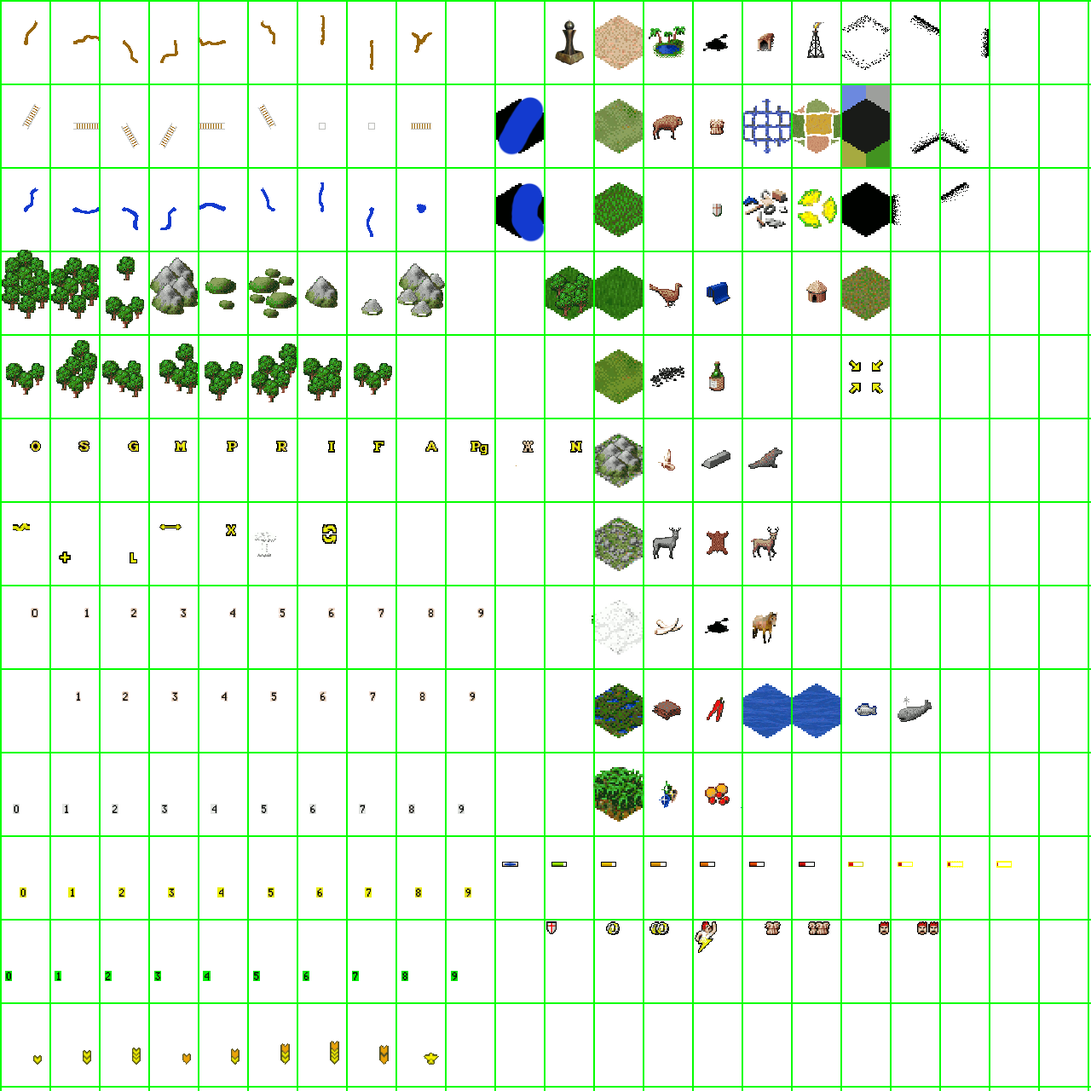
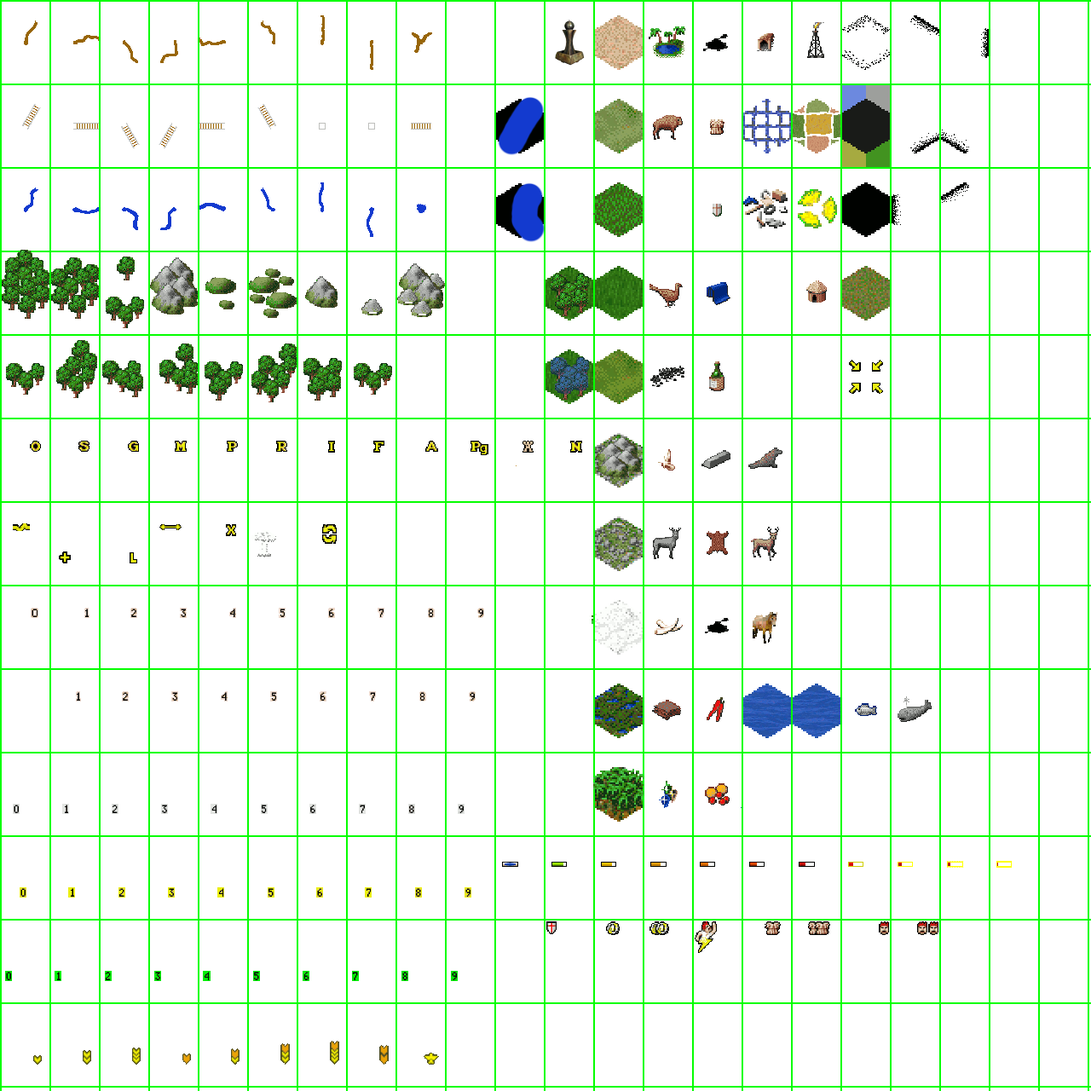
Two versions of the same layered image (1091x1091). Layer-by-layer changes:
added layer "Layer 8" above "Layer 4" over <box>550,357,590,400</box>
added layer "Layer 9" above "Layer 5" over <box>545,349,594,405</box>
